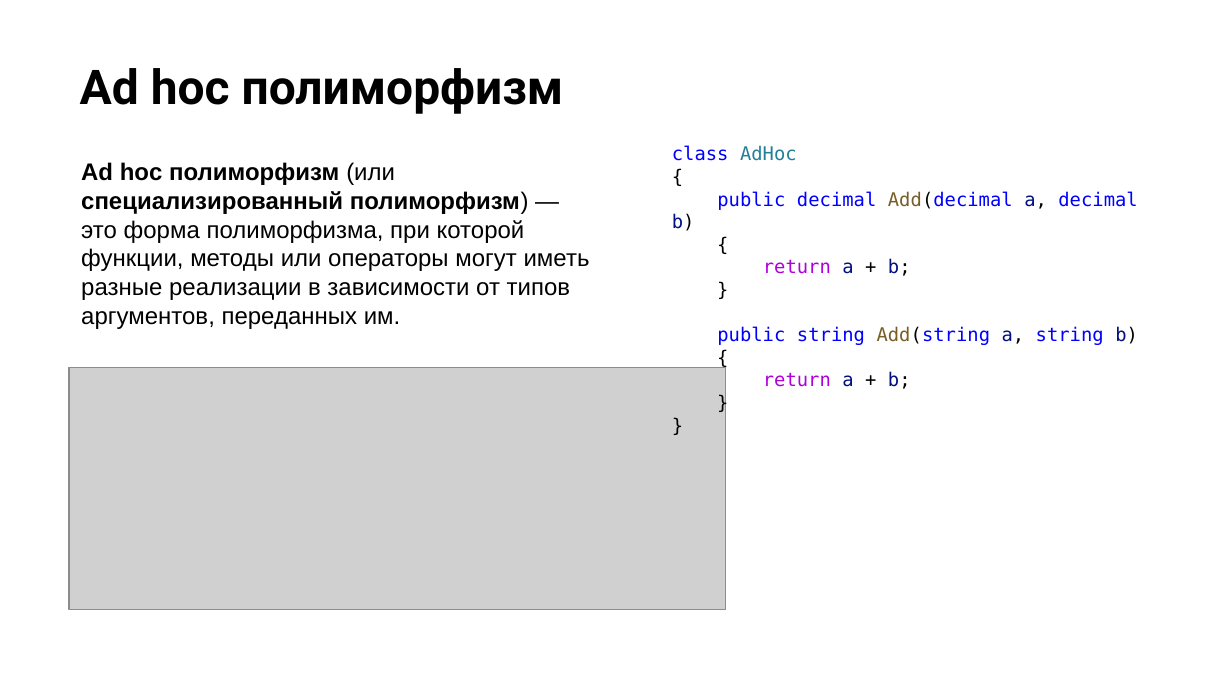
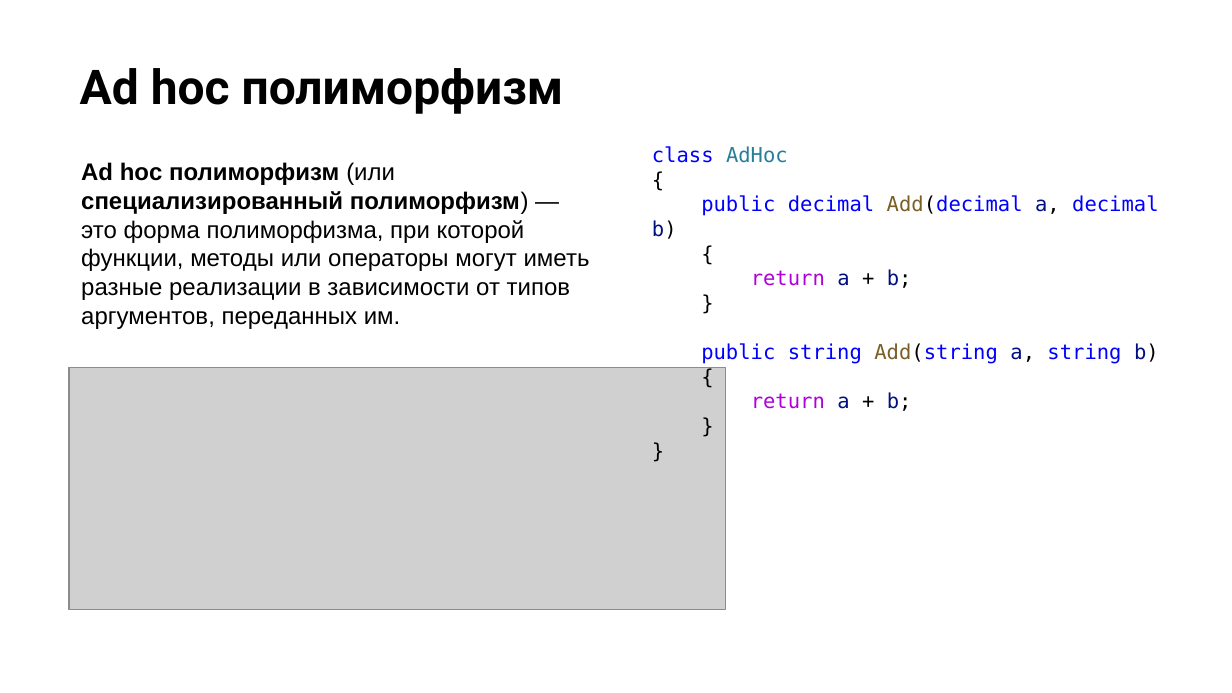
Before and after one commit to NilovPavel/OOP, a slide deck: slide 23 of ООПp.2.pptx. Drawn at 1232x693 pixels with LibreOffice and Linux fonts; fonts in the diff are those of the drawing; grey boxes stand for pictures; background and template pictures are left out. Boxes give left, top, right and bottom in pixels: in the first picture for what was removed or moved away, otherwise in the second. Text is boxed around its words. In the diff, an @@ line names an element or a change of style, - is before the commit and + after.

```diff
--- a/ООПp.2.pptx
+++ b/ООПp.2.pptx
@@ text "class AdHoc" moved from (x1=672, y1=145, x2=1138, y2=389) to (x1=652, y1=146, x2=1159, y2=411) @@
@@ text "class AdHoc" at (x1=652, y1=146, x2=1159, y2=411): size 11 to 12 pt @@
```
Also in this commit, not shown: 7 other slides changed, 4 slides added, 2 slides removed, 2 other files.
